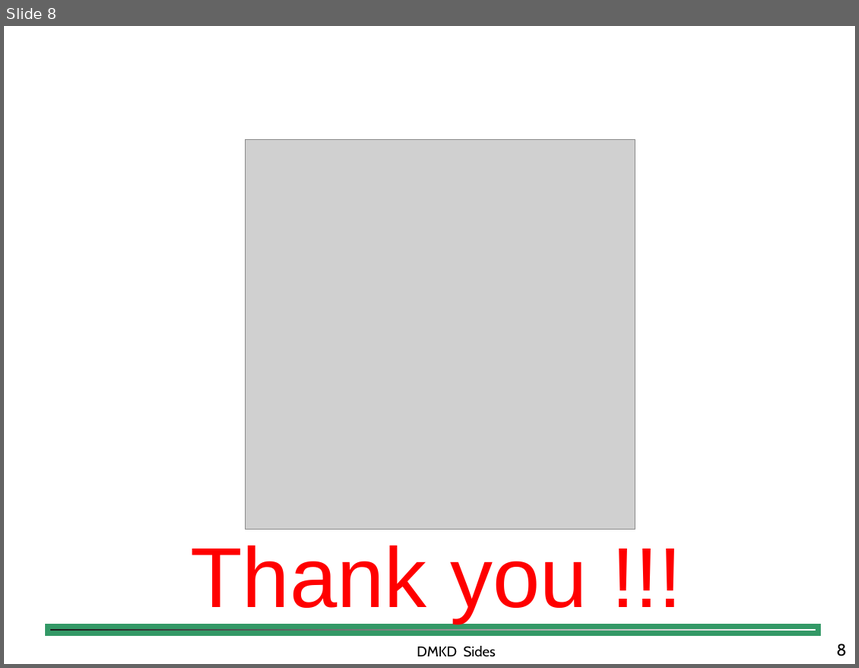
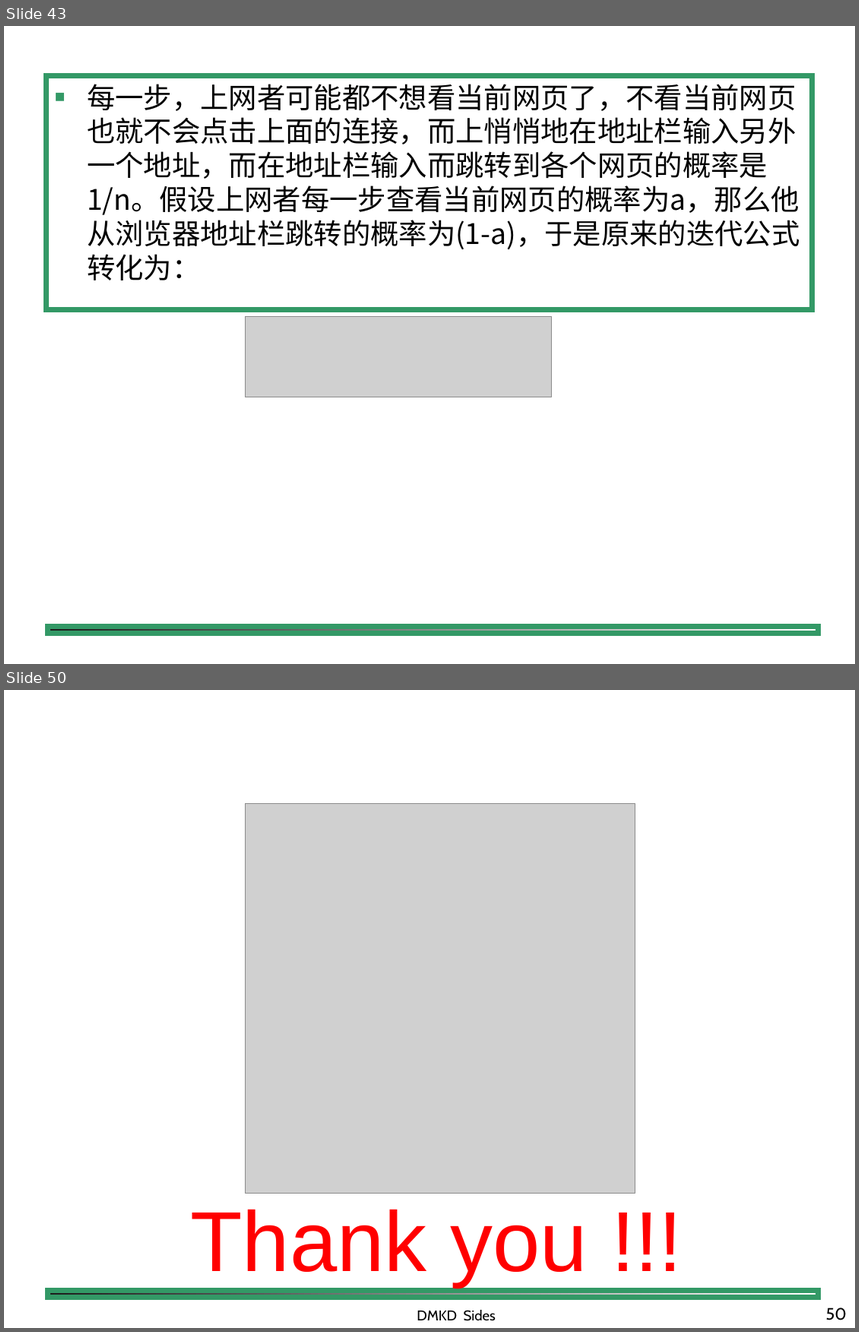
Before and after one commit to shfkuang/shfkuang.github.io, a slide deck: dm2019/fuxi.ppt. Shown one above the other, each under a label of ours: slide 8 before the commit, slides 43 and 50 after it; the slides between them are not shown. The pictures are 859x668 and 859x1332 pixels, drawn with LibreOffice and Linux fonts; fonts in the diff are those of the drawing; grey boxes stand for pictures; background and template pictures are left out. Boxes give left, top, right and bottom in pixels: in the first picture for what was removed or moved away, otherwise in the second. Text is boxed around its words. In the diff, an @@ line names an element or a change of style, - is before the commit and + after.

```diff
--- a/dm2019/fuxi.ppt
+++ b/dm2019/fuxi.ppt
@@ slide 43 added at box(4, 26, 855, 664), background #FFFFFF; not listed: 1 template element that a slide beside it also shows @@
@@ rectangle added at box(47, 75, 813, 309), outline #339966 4.51 pt, 24 pt, text #000000 @@
+■ 每一步，上网者可能都不想看当前网页了，不看当前网页也就不会点击上面的连接，而上悄悄地在地址栏输入另外一个地址，而在地址栏输入而跳转到各个网页的概率是1/n。假设上网者每一步查看当前网页的概率为a，那么他从浏览器地址栏跳转的概率为(1-a)，于是原来的迭代公式转化为：
@@ picture added at box(245, 317, 551, 398) @@
@@ what was slide 8 is now slide 50 @@
@@ page number at box(826, 1308, 847, 1321): text changed @@
-8
+50
```
Also in this commit, not shown: 2 slides changed, 41 other slides added, 4 other files.
